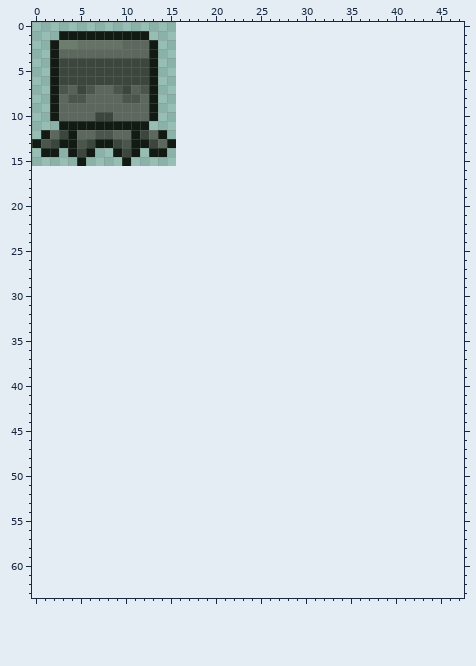
File history of a pixel-art sprite, Assets/netrunnersprite.png. Above: the version before the commit.
The file is 16x16 pixels. The old version is drawn lined up with the new one, on the new canvas.
The result:
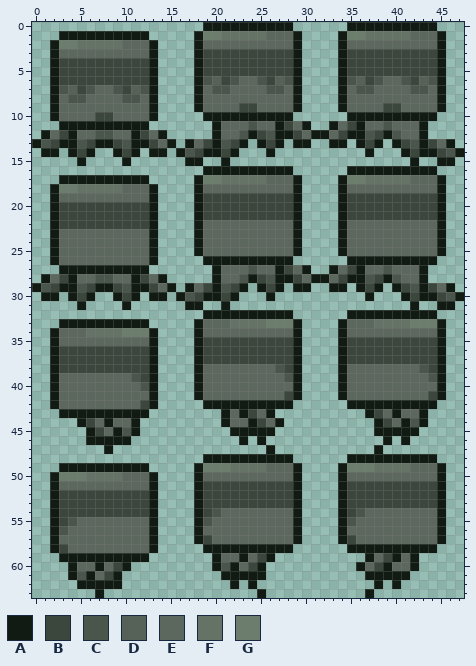
Palette (. is transparent): A #111b13  B #3b463c  C #4a554b  D #566257  E #5c675d  F #657366  G #6c7d6d
The author wrote: full spritesheet
What changed:
canvas 16x16 -> 48x64
Changed rows in their new state; - is an unchanged pixel.
first column x 0:
 0 -------------------AAAAAAAAAA------AAAAAAAAAA---
 1 ------------------AGGFFFFFEEEA----AGGFFFFFEEEA--
 2 ------------------AEEEEEEEEEEA----AEEEEEEEEEEA--
 3 ------------------ABBBBBBBBBBA----ABBBBBBBBBBA--
 4 ------------------ABBBBBBBBBBA----ABBBBBBBBBBA--
 5 ------------------ABBBBBBBBBBA----ABBBBBBBBBBA--
 6 ------------------ACDBCEECBDCA----ACDBCEECBDCA--
 7 ------------------AECCEEEECCEA----AECCEEEECCEA--
 8 ------------------AEEEEEEEEEEA----AEEEEEEEEEEA--
 9 ------------------AEEEEBBEEEEA----AEEEEBBEEEEA--
10 -------------------AAAAAAAAAA------AAAAAAAAAA---
11 --------------------AEEECEEABEA--AEBAEECEEEA----
12 --------------------AEECABCAABEAAEBAACBACEEA----
13 -----------------AEBACBA-ABA-AA--AA-ABA-ABCABEA-
14 ----------------ACBAABA---A----------A---ABAABCA
15 -----------------AA--A--------------------A--AA-
16 -------------------AAAAAAAAAA------AAAAAAAAAA---
17 ---AAAAAAAAAA-----AGGFFFFFEEEA----AGGFFFFFEEEA--
18 --AGGFFFFFEEEA----AEEEEEEEEEEA----AEEEEEEEEEEA--
19 --AEEEEEEEEEEA----ABBBBBBBBBBA----ABBBBBBBBBBA--
20 --ABBBBBBBBBBA----ABBBBBBBBBBA----ABBBBBBBBBBA--
21 --ABBBBBBBBBBA----ABBBBBBBBBBA----ABBBBBBBBBBA--
22 --ABBBBBBBBBBA----AEEEEEEEEEEA----AEEEEEEEEEEA--
23 --AEEEEEEEEEEA----AEEEEEEEEEEA----AEEEEEEEEEEA--
24 --AEEEEEEEEEEA----AEEEEEEEEEEA----AEEEEEEEEEEA--
25 --AEEEEEEEEEEA----AEEEEEEEEEEA----AEEEEEEEEEEA--
26 --AEEEEEEEEEEA-----AAAAAAAAAA------AAAAAAAAAA---
27 ---AAAAAAAAAA-------AEEECEEABEA--AEBAEECEEEA----
28 -AEBAEECCEEABEA-----AEECABCAABEAAEBAACBACEEA----
29 ACBAACBAABCAABEA-AEBACBA-ABA-AA--AA-ABA-ABCABEA-
30 -AA-ABA--ABA-AA-ACBAABA---A----------A---ABAABCA
31 -----A----A------AA--A--------------------A--AA-
32 -------------------AAAAAAAAAA------AAAAAAAAAA---
33 ---AAAAAAAAAA-----AEEEFFFFGGGA----AEEEFFFFGGGA--
34 --AEEEFFFFGGGA----AEEEEEEEEEEA----AEEEEEEEEEEA--
35 --AEEEEEEEEEEA----ABBBBBBBBBBA----ABBBBBBBBBBA--
36 --ABBBBBBBBBBA----ABBBBBBBBBBA----ABBBBBBBBBBA--
37 --ABBBBBBBBBBA----ABBBBBBBBBBA----ABBBBBBBBBBA--
38 --ABBBBBBBBBBA----AEEEEEEEECBA----AEEEEEEEECBA--
39 --AEEEEEEEECBA----AEEEEEEEEECA----AEEEEEEEEECA--
40 --AEEEEEEEEECA----AEEEEEEEEEEA----AEEEEEEEEEEA--
41 --AEEEEEEEEEEA----AEEEEEEEEEBA----AEEEEEEEEEBA--
42 --AEEEEEEEEEBA-----AAAAAAAAAA------AAAAAAAAAA---
43 ---AAAAAAAAAA--------AEABEA----------ABEAEEA----
44 -----ABEAEEA---------AEEABEA----------ABEACA----
45 ------ABEACA----------AAAAA-----------AAAAA-----
46 ------AAAAA------------A-A-------------A-A------
47 --------A-----------------A-----------A---------
48 -------------------AAAAAAAAAA------AAAAAAAAAA---
49 ---AAAAAAAAAA-----AGGGFFFFEEEA----AGGGFFFFEEEA--
50 --AGGGFFFFEEEA----AEEEEEEEEEEA----AEEEEEEEEEEA--
51 --AEEEEEEEEEEA----ABBBBBBBBBBA----ABBBBBBBBBBA--
52 --ABBBBBBBBBBA----ABBBBBBBBBBA----ABBBBBBBBBBA--
53 --ABBBBBBBBBBA----ABBBBBBBBBBA----ABBBBBBBBBBA--
54 --ABBBBBBBBBBA----ABCEEEEEEEEA----ABCEEEEEEEEA--
55 --ABCEEEEEEEEA----ACEEEEEEEEEA----ACEEEEEEEEEA--
56 --ACEEEEEEEEEA----AEEEEEEEEEEA----AEEEEEEEEEEA--
57 --AEEEEEEEEEEA----ABEEEEEEEEEA----ABEEEEEEEEEA--
58 --ABEEEEEEEEEA-----AAAAAAAAAA------AAAAAAAAAA---
59 ---AAAAAAAAAA-------AEEAEBA----------AEBAEA-----
60 ----AEEAEBA---------ACAEBA----------AEBAEEA-----
61 ----ACAEBA-----------AAAAA-----------AAAAA------
62 -----AAAAA------------A-A-------------A-A-------
63 -------A-----------------A-----------A----------
Pixel boxes of the changes (left, top, right, bottom) in both pictures:
added: (32, 22, 464, 598)
